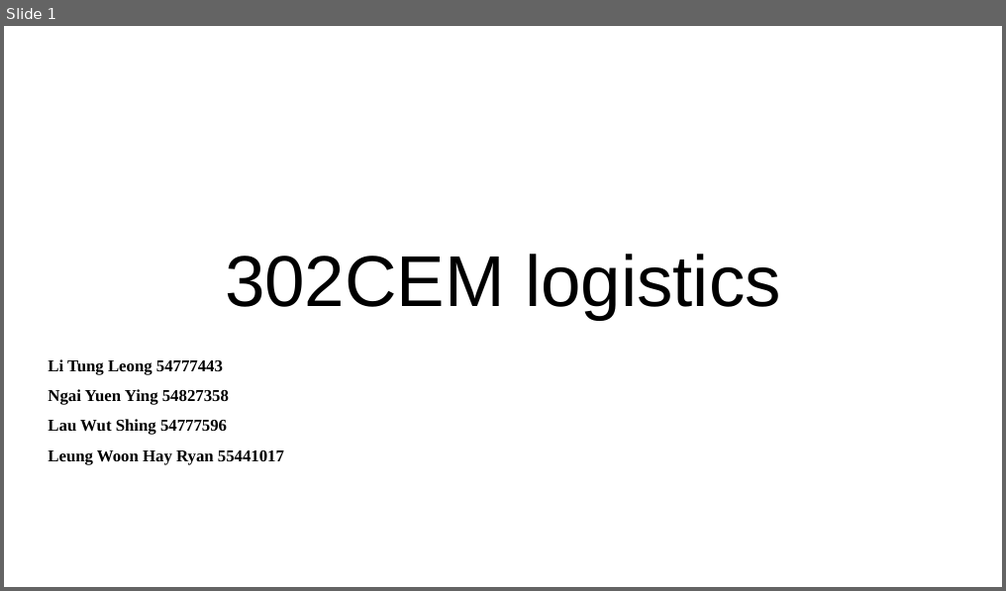
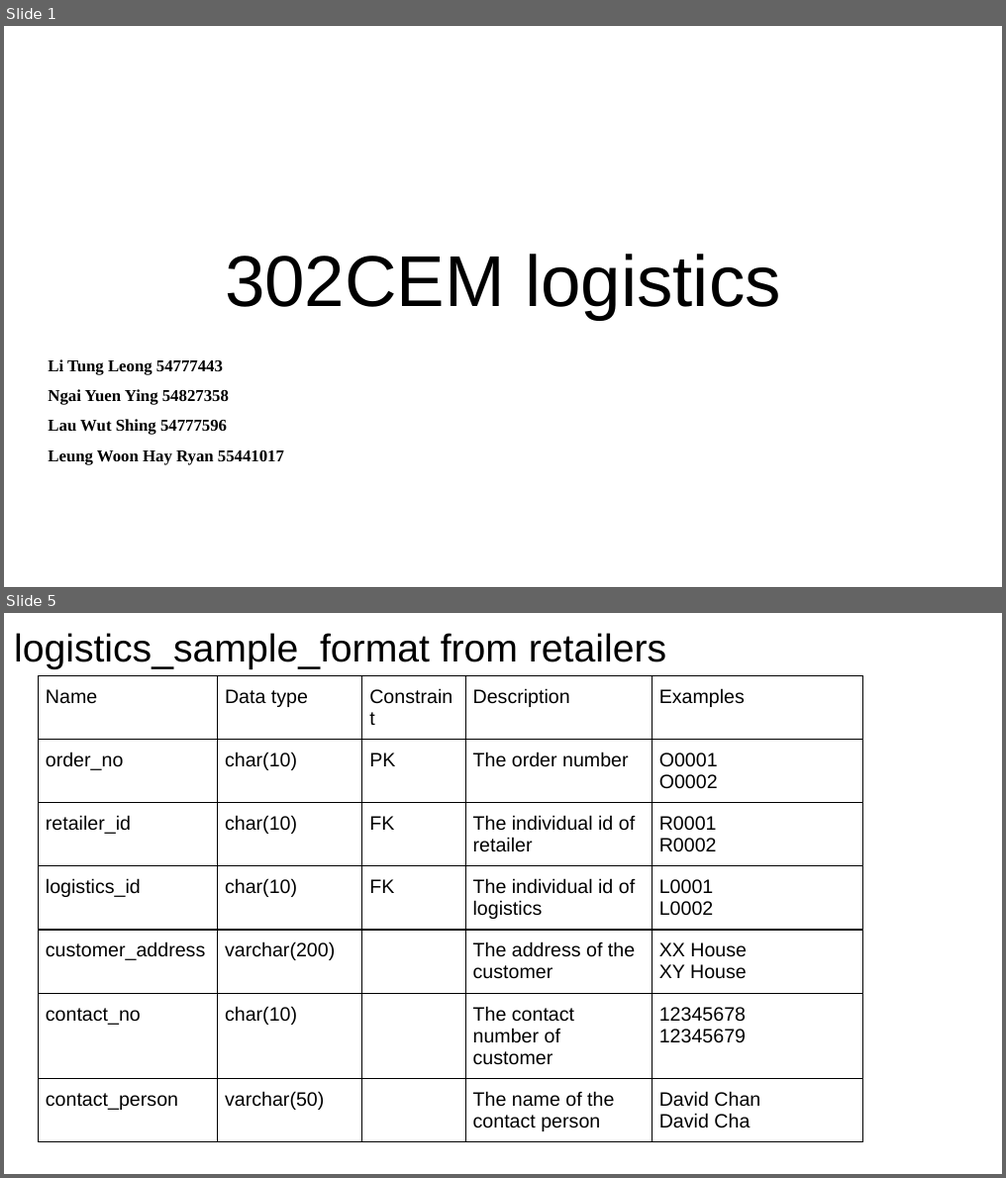
Before and after one commit to cu302cemgp3/302CEM, a slide deck: Data Interface Layout/logistics_standard_ppt.pptx. Shown one above the other, each under a label of ours: slide 1 before the commit, slides 1 and 5 after it; the slides between them are not shown. The pictures are 1006x591 and 1006x1178 pixels, drawn with LibreOffice and Linux fonts; fonts in the diff are those of the drawing. Boxes give left, top, right and bottom in pixels: in the first picture for what was removed or moved away, otherwise in the second. Text is boxed around its words. In the diff, an @@ line names an element or a change of style, - is before the commit and + after.

Commit message:
Logistic_Update_2019021501

```diff
--- a/Data Interface Layout/logistics_standard_ppt.pptx
+++ b/Data Interface Layout/logistics_standard_ppt.pptx
@@ slide 5 added at (x1=4, y1=613, x2=1002, y2=1174), background #FFFFFF @@
@@ title added at (x1=14, y1=633, x2=666, y2=669), 28 pt, text #000000 @@
+logistics_sample_format from retailers
@@ table added at (x1=38, y1=676, x2=863, y2=1142), 7 rows, 5 columns @@
+Name | Data type | Constraint | Description | Examples
+order_no | char(10) | PK | The order number | O0001 / O0002
+retailer_id | char(10) | FK | The individual id of retailer | R0001 / R0002
+logistics_id | char(10) | FK | The individual id of logistics | L0001 / L0002
+customer_address | varchar(200) |  | The address of the customer | XX House / XY House
+contact_no | char(10) |  | The contact number of customer | 12345678 / 12345679
+contact_person | varchar(50) |  | The name of the contact person | David Chan / David Cha
```
Also in this commit, not shown: 2 slides changed, 3 other slides added, 6 other files.
